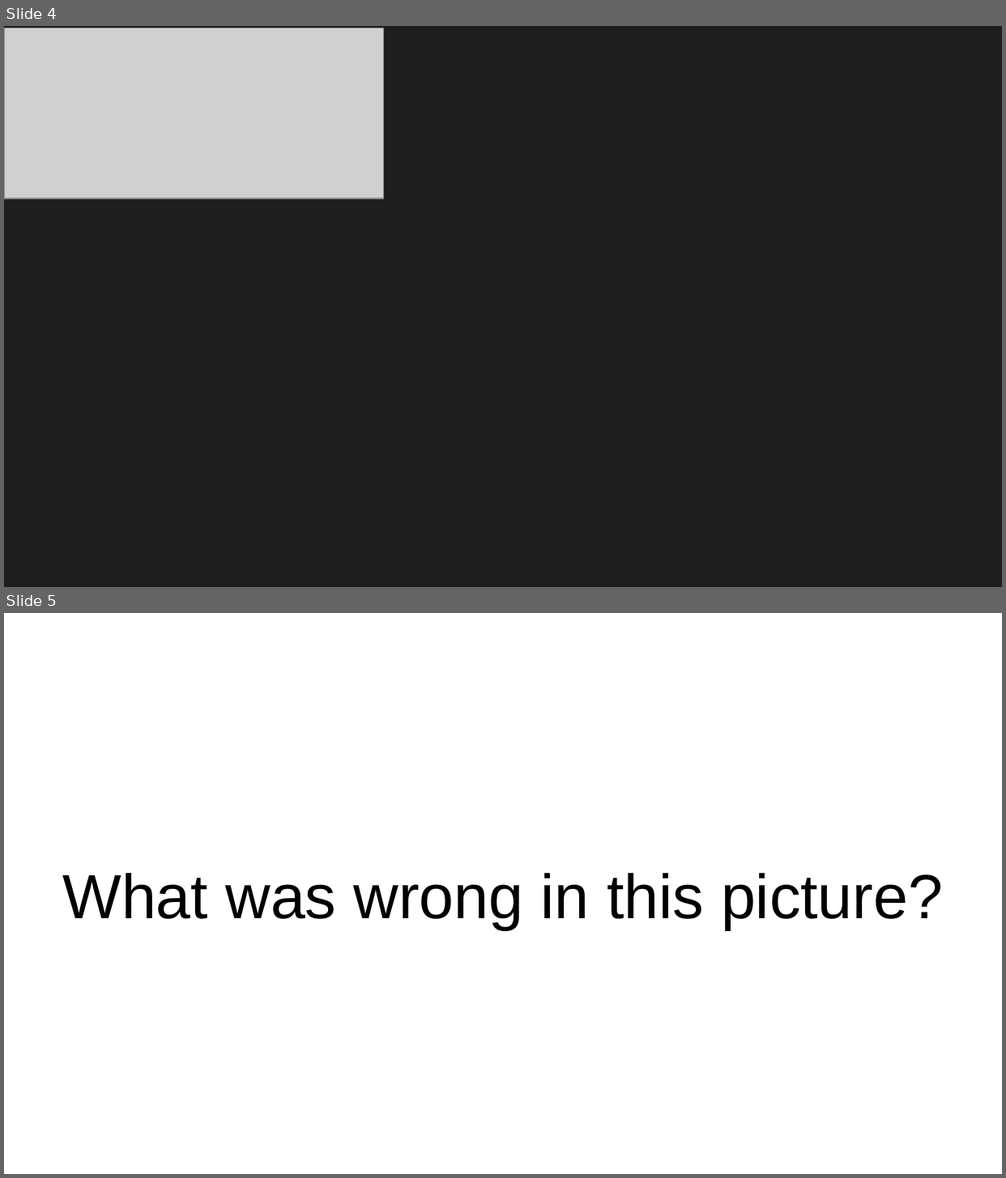
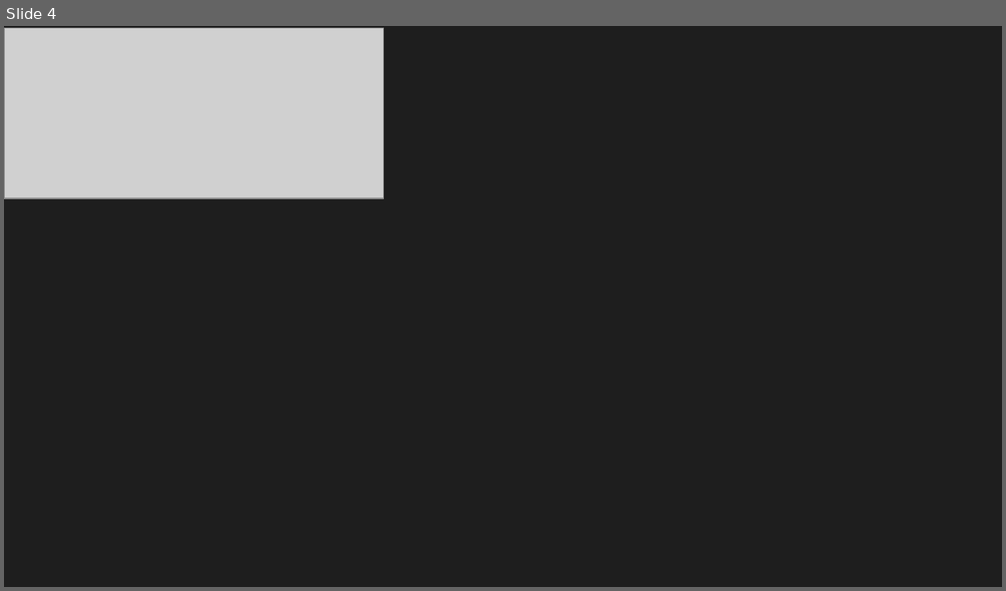
Before and after one commit to Elders/be-a-better-dev, a slide deck: Presentations/SOLID/SOLID.pptx. Shown one above the other, each under a label of ours: slides 4 and 5 before the commit, slide 4 after it. The pictures are 1006x1178 and 1006x591 pixels, drawn with LibreOffice and Linux fonts; fonts in the diff are those of the drawing; grey boxes stand for pictures; background and template pictures are left out. Boxes give left, top, right and bottom in pixels: in the first picture for what was removed or moved away, otherwise in the second. Text is boxed around its words. In the diff, an @@ line names an element or a change of style, - is before the commit and + after.

```diff
--- a/Presentations/SOLID/SOLID.pptx
+++ b/Presentations/SOLID/SOLID.pptx
@@ slide 5 removed at (4, 613, 1002, 1174), background picture (left out) @@
@@ title removed at (62, 873, 943, 931) @@
-What was wrong in this picture?
```
Also in this commit, not shown: 1 slide added.
